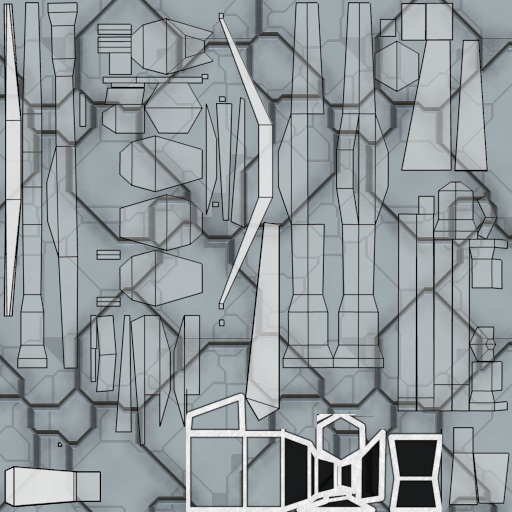
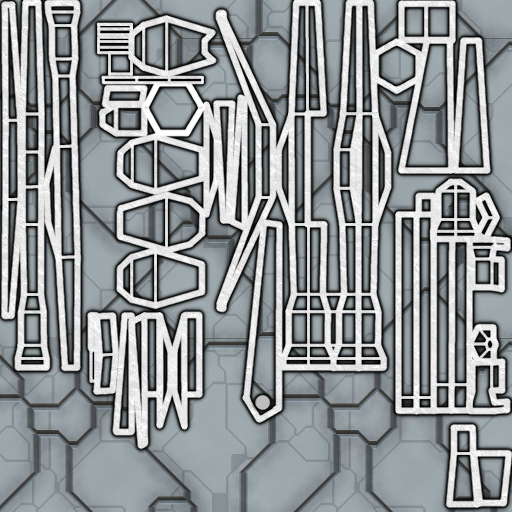
The second 512 × 512 image is a revision of the first. Changes to its layers:
removed layer "andhvytransporter.png" over [3, 2, 508, 447]
removed layer "andhvytransporter.png #4" over [4, 442, 102, 508]
removed layer "andhvytransporter.png #3" over [4, 442, 102, 508]
hid "andhvytransporter.png #2", painted on it over [3, 2, 510, 512]
hid "cannone copia" over [186, 389, 442, 512]
added layer "perno #1" above "perno copia #3" over [255, 395, 271, 410]
added layer "perno copia #3" above "perno copia #2" over [249, 389, 276, 416]
added layer "perno copia #2" above "perno copia #1" over [249, 389, 276, 416]
added layer "perno copia #1" above "perno copia" over [249, 389, 276, 416]
added layer "perno copia" above "perno" over [249, 389, 276, 416]
added layer "perno" above "perimetro" over [249, 389, 276, 416]
added layer "perimetro" above "perimetro copia #6" over [1, 0, 512, 508]
added layer "perimetro copia #6" above "perimetro copia #5" over [0, 0, 512, 512]
added layer "perimetro copia #5" above "perimetro copia #4" over [0, 0, 512, 512]
added layer "perimetro copia #4" above "perimetro copia #3" over [0, 0, 512, 512]
added layer "perimetro copia #3" above "perimetro copia #2" over [0, 0, 512, 512]
added layer "perimetro copia #2" above "perimetro copia #1" over [0, 0, 512, 512]
added layer "perimetro copia #1" above "perimetro copia" over [0, 0, 512, 512]
added layer "perimetro copia" above "sfondo AND" over [0, 0, 512, 512]
